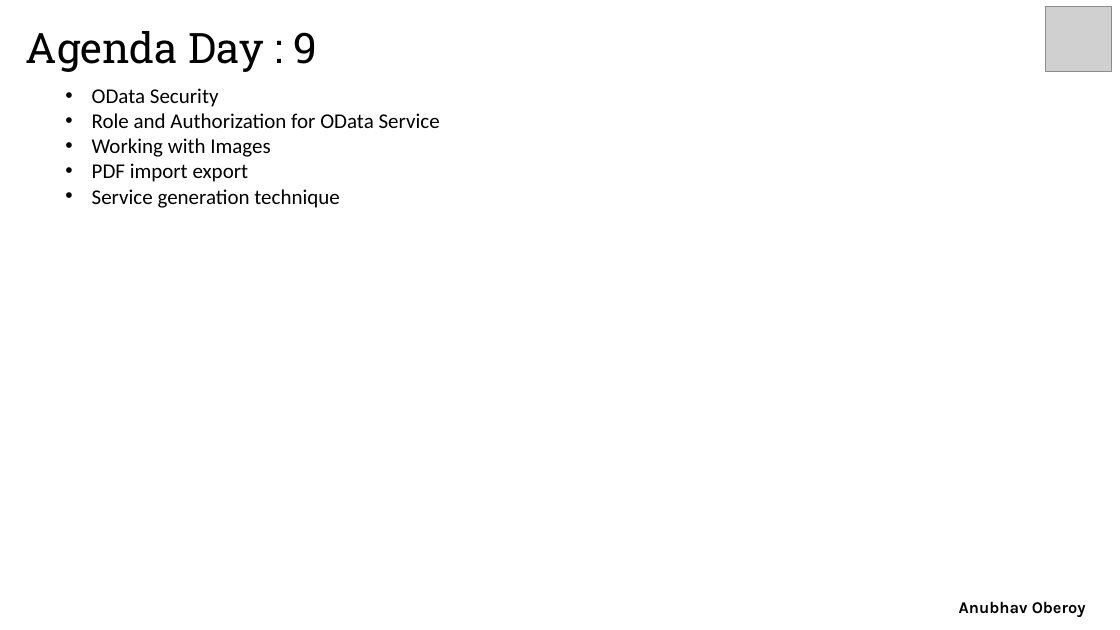
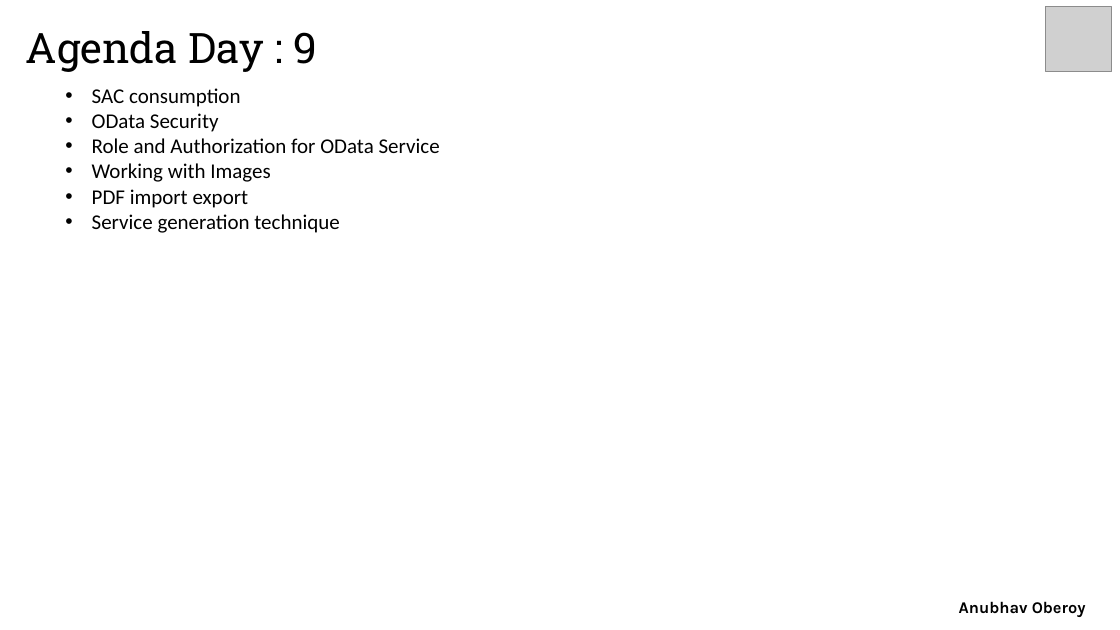
Before and after one commit to soyuztechnologies/CapgeminiODataTraining, a slide deck: slide 10 of OData Agenda.pptx. Drawn at 1120x630 pixels with LibreOffice and Linux fonts; fonts in the diff are those of the drawing; grey boxes stand for pictures. Boxes give left, top, right and bottom in pixels: in the first picture for what was removed or moved away, otherwise in the second. Text is boxed around its words. In the diff, an @@ line names an element or a change of style, - is before the commit and + after.

```diff
--- a/OData Agenda.pptx
+++ b/OData Agenda.pptx
@@ text at (x1=92, y1=88, x2=240, y2=107): paragraph added @@
+• SAC consumption
```
Also in this commit, not shown: 1 other slide changed, 6 other files.
